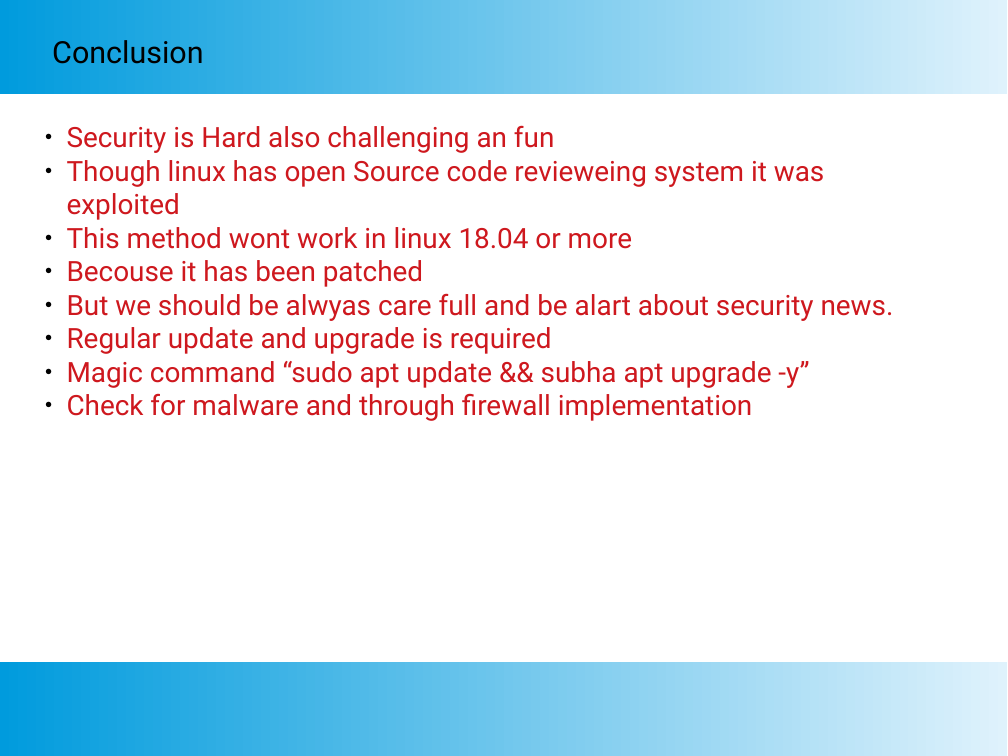
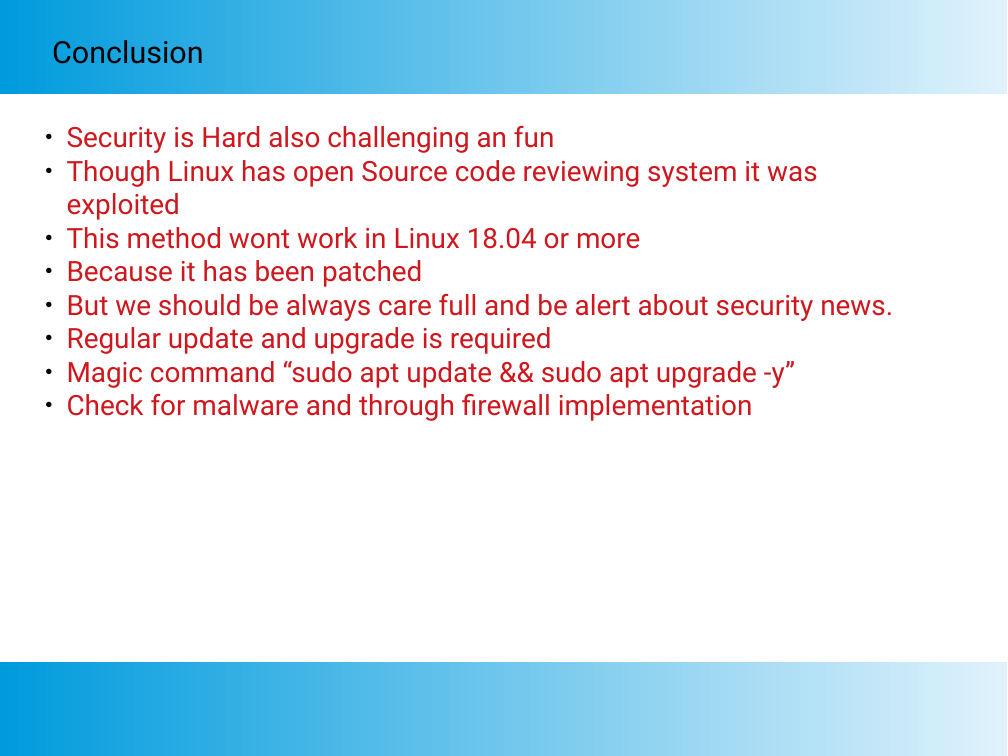
Before and after one commit to SubhajitCode/Seminar, a slide deck: slide 37 of Seminar 02/Seminar 2.pptx (slide 36 before the commit). Drawn at 1008x756 pixels with LibreOffice and Linux fonts; fonts in the diff are those of the drawing. Boxes give left, top, right and bottom in pixels: in the first picture for what was removed or moved away, otherwise in the second. Text is boxed around its words. In the diff, an @@ line names an element or a change of style, - is before the commit and + after.

```diff
--- a/Seminar 02/Seminar 2.pptx
+++ b/Seminar 02/Seminar 2.pptx
@@ text at (67, 160, 893, 321): text changed @@
-● Though linux has open Source code revieweing system it was exploited
-● This method wont work in linux 18.04 or more
-● Becouse it has been patched
-● But we should be alwyas care full and be alart about security news.
+● Though Linux has open Source code reviewing system it was exploited
+● This method wont work in Linux 18.04 or more
+● Because it has been patched
+● But we should be always care full and be alert about security news.
@@ text at (67, 361, 795, 388): text changed @@
-● Magic command “sudo apt update && subha apt upgrade -y”
+● Magic command “sudo apt update && sudo apt upgrade -y”
```
Also in this commit, not shown: 25 other slides changed, 1 slide added, 8 other files.
